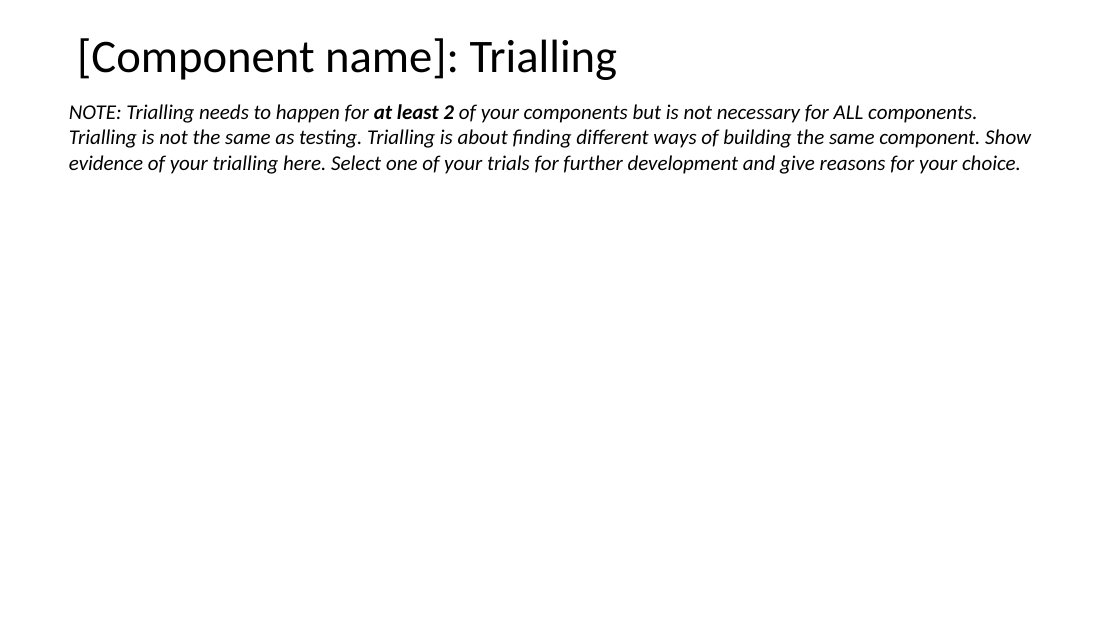
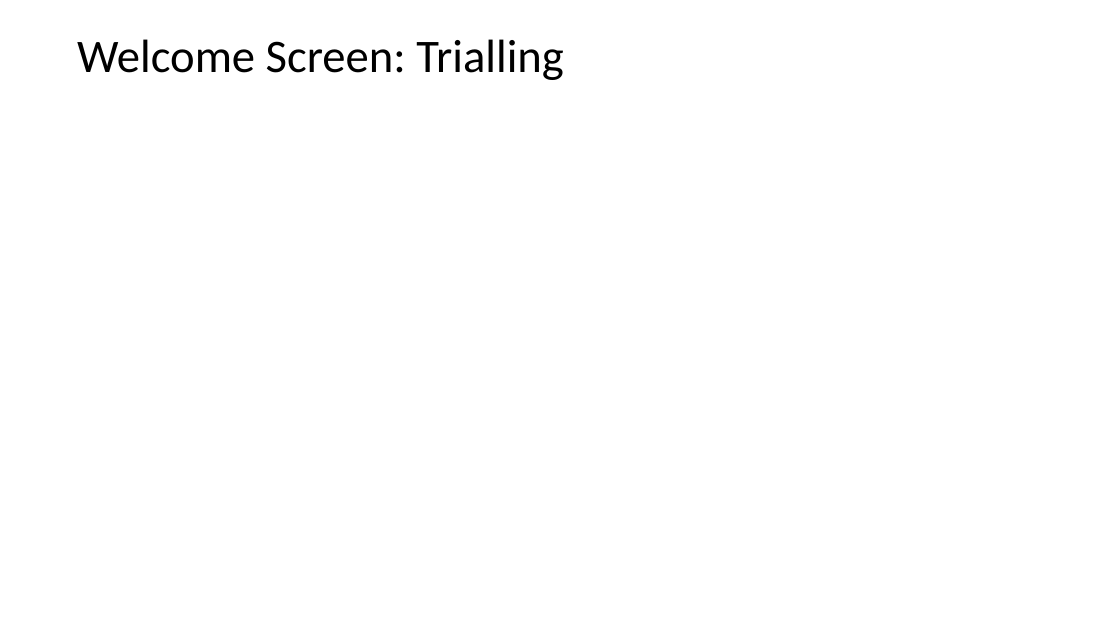
Before and after one commit to joshbatmiddleton/1.7-and-1.8-Assesment, a slide deck: slide 7 of Assesment Documents/Powerpoint/1.7 and 1.8 documentation v2.pptx. Drawn at 1120x630 pixels with LibreOffice and Linux fonts; fonts in the diff are those of the drawing. Boxes give left, top, right and bottom in pixels: in the first picture for what was removed or moved away, otherwise in the second. Text is boxed around its words. In the diff, an @@ line names an element or a change of style, - is before the commit and + after.

```diff
--- a/Assesment Documents/Powerpoint/1.7 and 1.8 documentation v2.pptx
+++ b/Assesment Documents/Powerpoint/1.7 and 1.8 documentation v2.pptx
@@ title at (77,39,564,80): text changed @@
-[Component name]: Trialling
+Welcome Screen: Trialling
@@ text removed at (69,104,1031,174) @@
-NOTE: Trialling needs to happen for at least 2 of your components but is not necessary for ALL components.
-Trialling is not the same as testing. Trialling is about finding different ways of building the same component. Show evidence of your trialling here. Select one of your trials for further development and give reasons for your choice.
```
Also in this commit, not shown: 4 other files.
